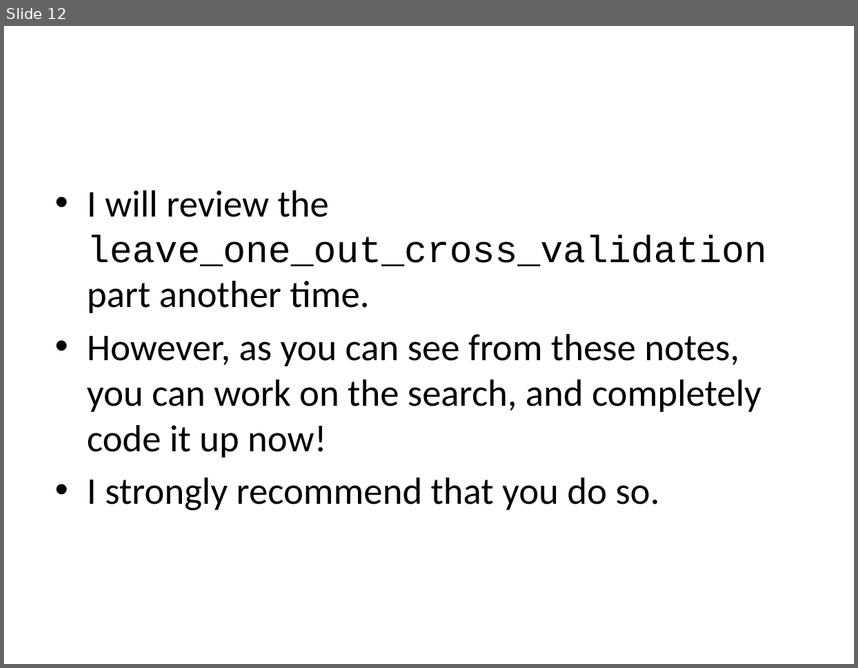
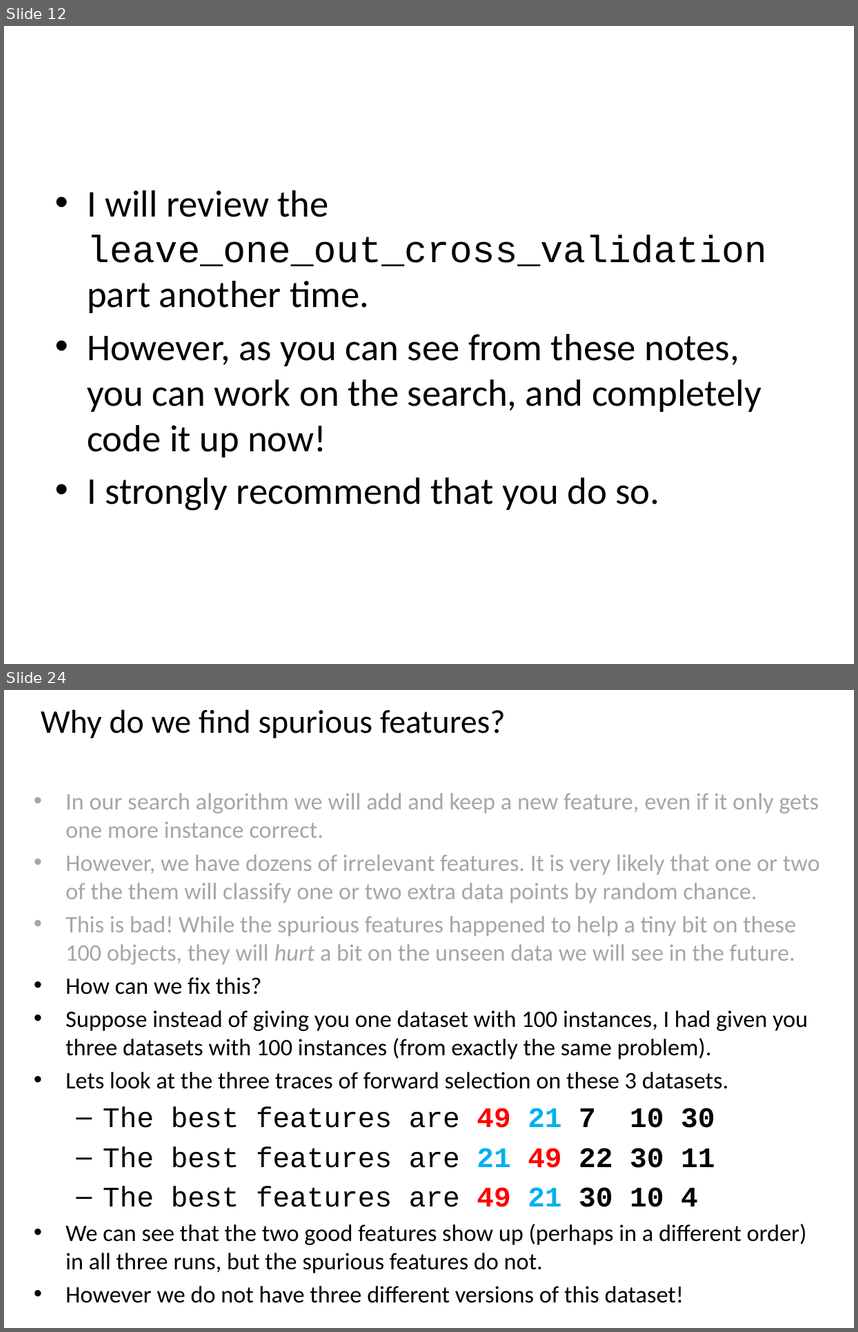
Before and after one commit to ader003/cs170-FSwNN, a slide deck: Project 2 Specifications/Project_2_hints.pptx. Shown one above the other, each under a label of ours: slide 12 before the commit, slides 12 and 24 after it; the slides between them are not shown. The pictures are 858x668 and 858x1332 pixels, drawn with LibreOffice and Linux fonts; fonts in the diff are those of the drawing. Boxes give left, top, right and bottom in pixels: in the first picture for what was removed or moved away, otherwise in the second. Text is boxed around its words. In the diff, an @@ line names an element or a change of style, - is before the commit and + after.

```diff
--- a/Project 2 Specifications/Project_2_hints.pptx
+++ b/Project 2 Specifications/Project_2_hints.pptx
@@ slide 24 added at (x1=4, y1=690, x2=854, y2=1328), background #FFFFFF @@
@@ text added at (x1=41, y1=709, x2=506, y2=738), 28 pt, text #000000 @@
+Why do we find spurious features?
@@ text added at (x1=65, y1=793, x2=820, y2=1303), 20 pt, text #000000 @@
+• In our search algorithm we will add and keep a new feature, even if it only gets one more instance correct.
+• However, we have dozens of irrelevant features. It is very likely that one or two of the them will classify one or two extra data points by random chance.
+• This is bad! While the spurious features happened to help a tiny bit on these 100 objects, they will hurt a bit on the unseen data we will see in the future.
+• How can we fix this?
+• Suppose instead of giving you one dataset with 100 instances, I had given you three datasets with 100 instances (from exactly the same problem).
+• Lets look at the three traces of forward selection on these 3 datasets.
+  – The best features are 49 21 7 10 30
+  – The best features are 21 49 22 30 11
+  – The best features are 49 21 30 10 4
+• We can see that the two good features show up (perhaps in a different order) in all three runs, but the spurious features do not.
+• However we do not have three different versions of this dataset!
```
Also in this commit, not shown: 20 other slides added, 8 other files.
